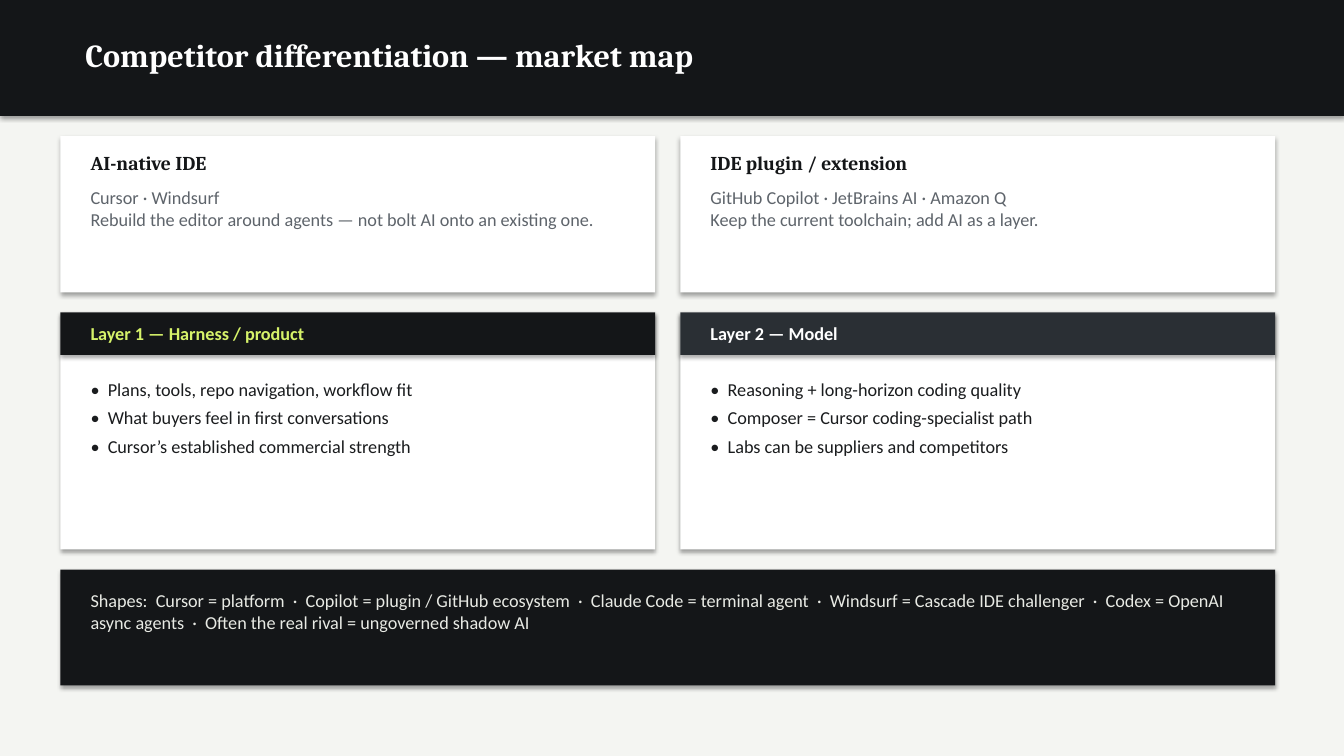
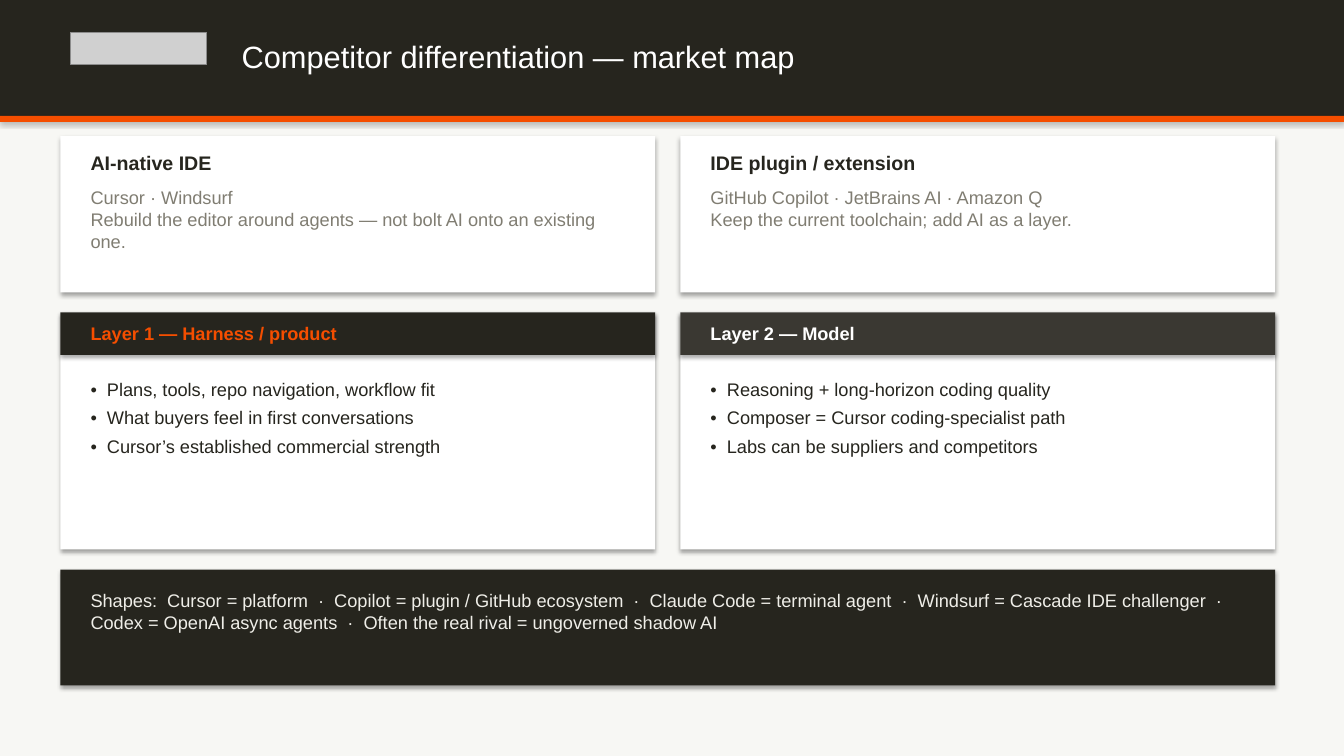
Before and after one commit to dempseli01-stack/lindsey, a slide deck: slide 9 of Lindsey_Presentation.pptx. Drawn at 1344x756 pixels with LibreOffice and Linux fonts; fonts in the diff are those of the drawing; grey boxes stand for pictures. Boxes give left, top, right and bottom in pixels: in the first picture for what was removed or moved away, otherwise in the second. Text is boxed around its words. In the diff, an @@ line names an element or a change of style, - is before the commit and + after.

```diff
--- a/Lindsey_Presentation.pptx
+++ b/Lindsey_Presentation.pptx
@@ rectangle at [0, 0, 1344, 756]: fill #F4F5F2 to #F7F7F4 @@
@@ picture added at [71, 32, 207, 65] @@
@@ text "Competitor differentiation — market map": place and size @@
-text "Competitor differentiation — market map" at [85, 44, 693, 74]
+text "Competitor differentiation — market map" at [242, 45, 795, 73]
@@ text "Competitor differentiation — market map" at [242, 45, 795, 73]: size 23 to 22 pt, font Cambria to Arial, bold off @@
@@ rectangle added at [0, 116, 1344, 122], fill #F54E00 @@
@@ text "AI-native IDE" at [91, 155, 212, 170]: font Cambria to Arial, text colour #141618 to #26251E @@
@@ text "IDE plugin / extension" at [710, 155, 916, 174]: font Cambria to Arial, text colour #141618 to #26251E @@
@@ text "Cursor · Windsurf Rebuild the ..." at [91, 191, 596, 248]: font Calibri to Arial, text colour #5E646B to #807D72 @@
@@ text "GitHub Copilot · JetBrains AI ..." at [710, 191, 1071, 230]: font Calibri to Arial, text colour #5E646B to #807D72 @@
@@ text "Layer 1 — Harness / ..." at [91, 326, 337, 344]: font Calibri to Arial, text colour #D6F26A to #F54E00 @@
@@ rectangle at [681, 313, 1275, 355]: fill #2A2F34 to #3A3832 @@
@@ text "Layer 2 — Model" at [710, 326, 854, 344]: font Calibri to Arial @@
@@ text "• Plans, tools, repo navigation, ..." at [107, 382, 441, 457]: font Calibri to Arial, text colour #1A1C1E to #26251E @@
@@ text "• Reasoning + long-horizon coding ..." at [727, 382, 1065, 457]: font Calibri to Arial, text colour #1A1C1E to #26251E @@
@@ fill #141618 to #26251E in 3 elements at [0, 0, 1344, 116], [60, 313, 655, 355], [60, 570, 1275, 686] @@
@@ text "Shapes: Cursor = platform · ..." at [91, 593, 1206, 633]: font Calibri to Arial, text colour #E8EAE4 to #EFEEE8 @@
```
Also in this commit, not shown: 21 other slides changed, 5 other files.
